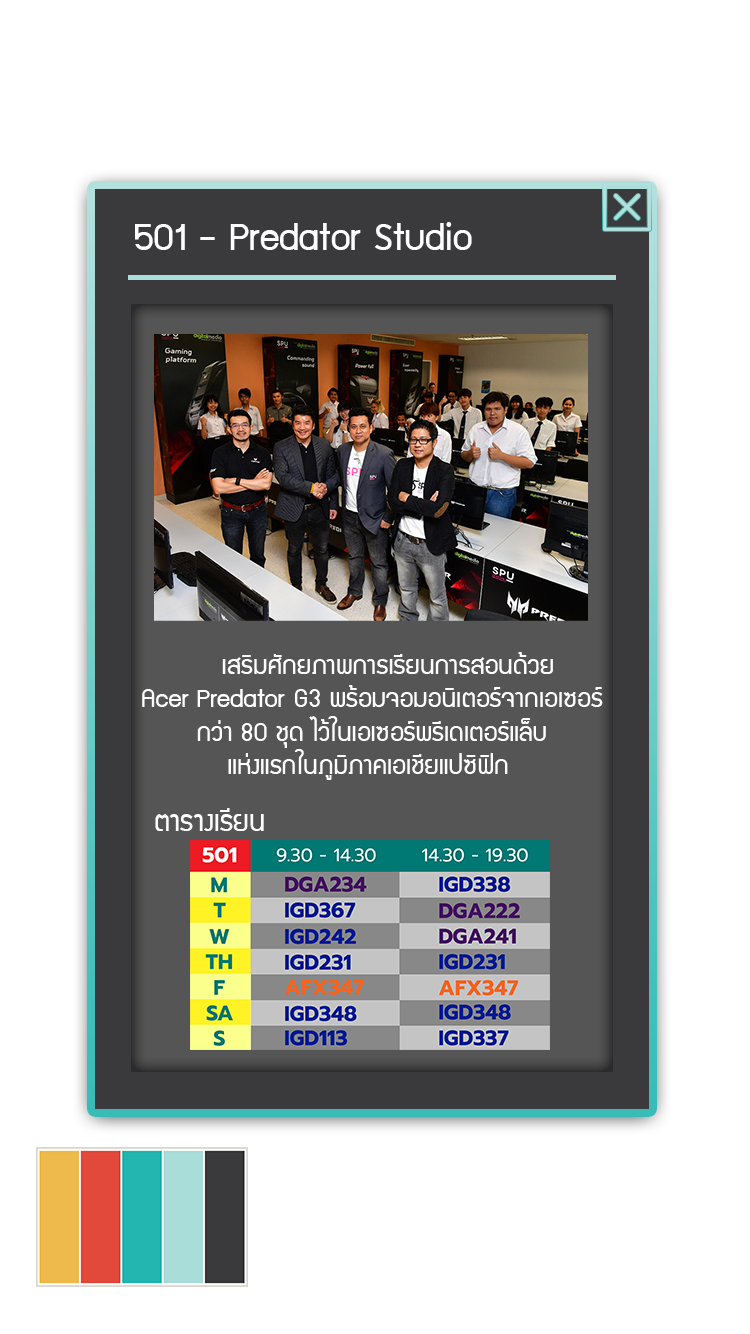
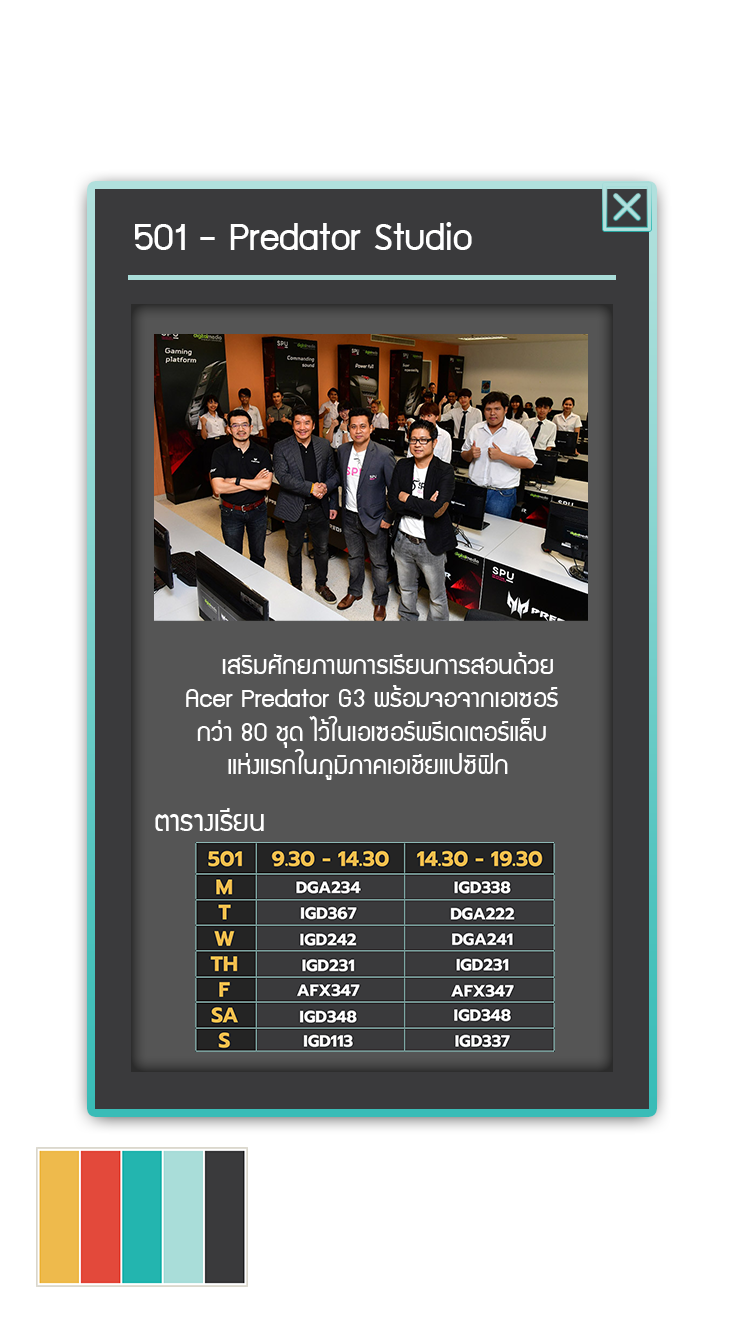
Layered file, before and after one edit (750px x 1334px). Changes by layer:
moved "Table_501" above "เสริมศักยภาพการเรียนการสอนด้วย Acer Predator G3 พร้อมจอจากเอเซ", painted on it over [190, 840, 555, 1052]
renamed "เสริมศักยภาพการเรียนการสอนด้วย Acer Predator G3 พร้อมจอมอนิเตอ" to "เสริมศักยภาพการเรียนการสอนด้วย Acer Predator G3 พร้อมจอจากเอเซ", painted on it over [142, 685, 603, 707]
